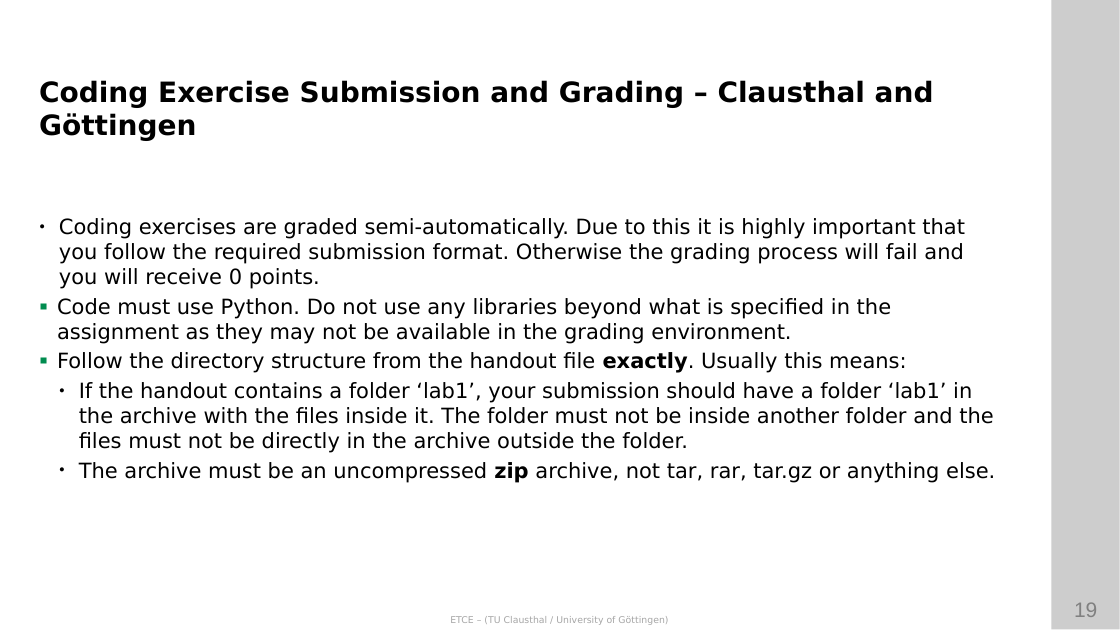
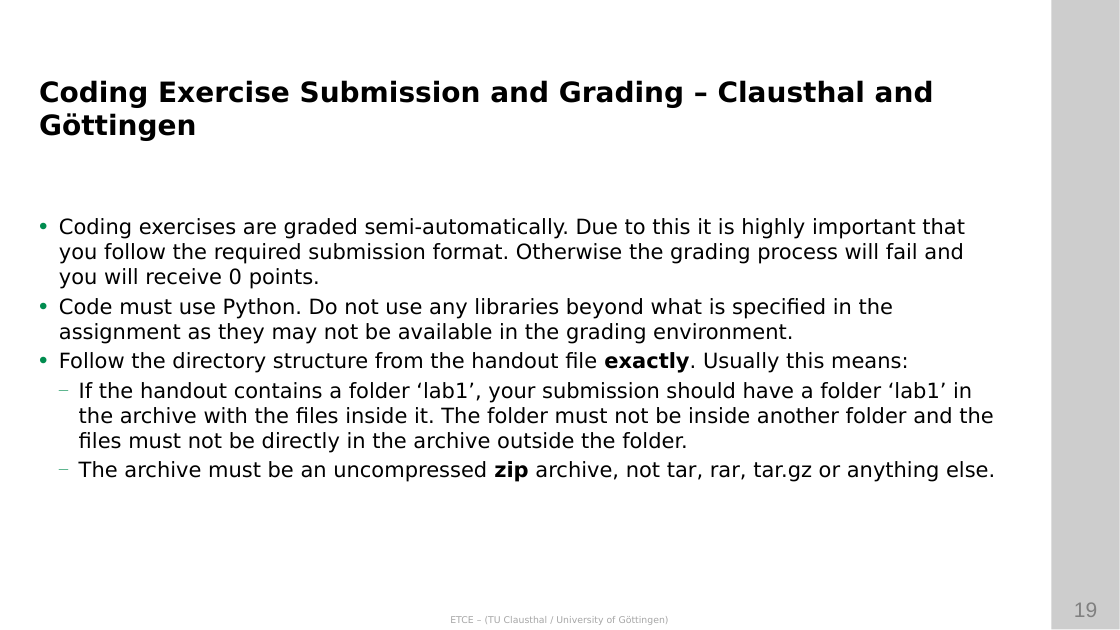
Before and after one commit to ETCE-LAB/teaching-material, a slide deck: slide 19 of Emerging-Technologies-for-the-Circular-Economy/ETCE-L00-Organization.pptx. Drawn at 1120x630 pixels with LibreOffice and Linux fonts; fonts in the diff are those of the drawing; background and template pictures are left out. Boxes give left, top, right and bottom in pixels: in the first picture for what was removed or moved away, otherwise in the second. Text is boxed around its words. In the diff, an @@ line names an element or a change of style, - is before the commit and + after.

```diff
--- a/Emerging-Technologies-for-the-Circular-Economy/ETCE-L00-Organization.pptx
+++ b/Emerging-Technologies-for-the-Circular-Economy/ETCE-L00-Organization.pptx
@@ text "Coding exercises are graded semi-automatically. ..." at box(59, 218, 995, 482): bullet ● to •; bullet colour #000000 to #008C4F; bullet ▪ to •; bullet ● to — @@
```
Also in this commit, not shown: 3 other slides changed, 1 other file.
